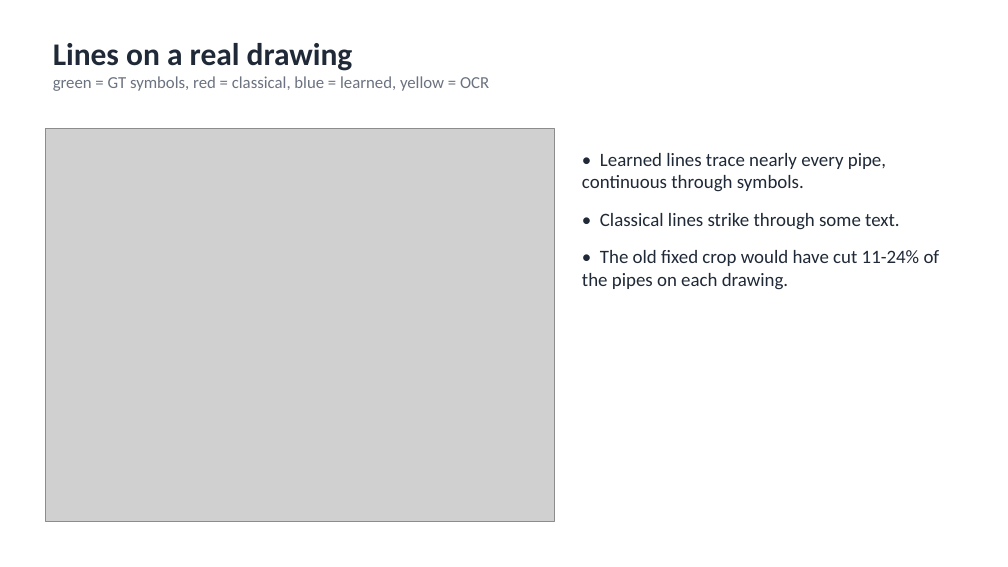
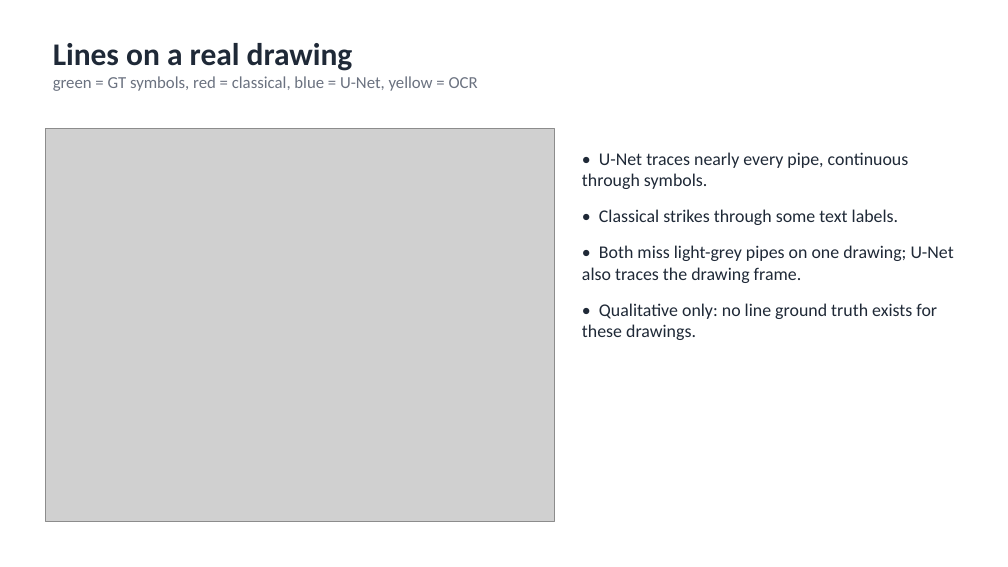
Before and after one commit to WeiKangda/PnIDAgent, a slide deck: slide 6 of weekly_update/2026-09-21_pipeline_accuracy_update.pptx (slide 8 before the commit). Drawn at 1008x567 pixels with LibreOffice and Linux fonts; fonts in the diff are those of the drawing; grey boxes stand for pictures. Boxes give left, top, right and bottom in pixels: in the first picture for what was removed or moved away, otherwise in the second. Text is boxed around its words. In the diff, an @@ line names an element or a change of style, - is before the commit and + after.

```diff
--- a/weekly_update/2026-09-21_pipeline_accuracy_update.pptx
+++ b/weekly_update/2026-09-21_pipeline_accuracy_update.pptx
@@ text at bbox=[53, 76, 478, 91]: text changed @@
-green = GT symbols, red = classical, blue = learned, yellow = OCR
+green = GT symbols, red = classical, blue = U-Net, yellow = OCR
@@ text at bbox=[582, 152, 954, 340]: text changed; size 18 to 17 pt @@
-• Learned lines trace nearly every pipe, continuous through symbols.
-• Classical lines strike through some text.
-• The old fixed crop would have cut 11-24% of the pipes on each drawing.
+• U-Net traces nearly every pipe, continuous through symbols.
+• Classical strikes through some text labels.
+• Both miss light-grey pipes on one drawing; U-Net also traces the drawing frame.
+• Qualitative only: no line ground truth exists for these drawings.
```
Also in this commit, not shown: 6 other slides changed, 4 slides added, 7 slides removed, 4 other files.
